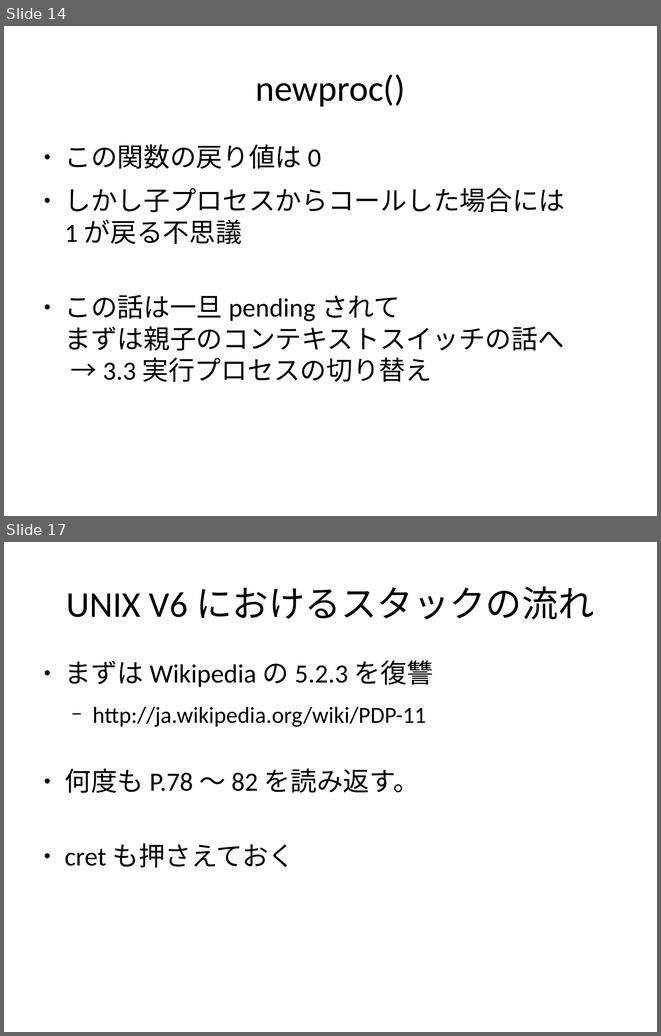
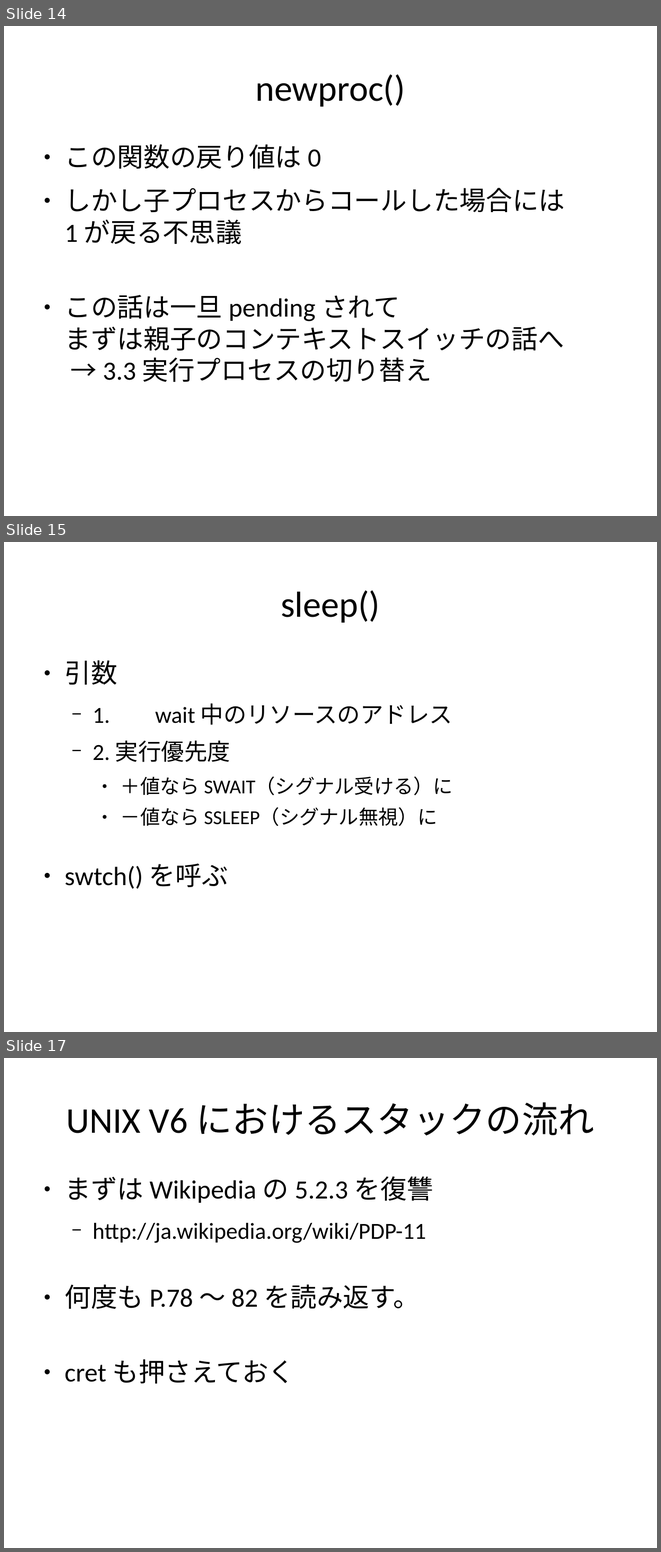
Before and after one commit to andromedroid/ame, a slide deck: doc/unix_v6/process_matome.odp. Shown one above the other, each under a label of ours: slides 14 and 17 before the commit, slides 14, 15 and 17 after it; the slides between them are not shown. The pictures are 661x1036 and 661x1552 pixels, drawn with LibreOffice and Linux fonts; fonts in the diff are those of the drawing. Boxes give left, top, right and bottom in pixels: in the first picture for what was removed or moved away, otherwise in the second. Text is boxed around its words. In the diff, an @@ line names an element or a change of style, - is before the commit and + after.

```diff
--- a/doc/unix_v6/process_matome.odp
+++ b/doc/unix_v6/process_matome.odp
@@ slide 15 added at (4, 542, 657, 1032), background #FFFFFF @@
@@ title added at (281, 590, 380, 623), 44 pt, text #000000 @@
+sleep()
@@ text added at (64, 660, 453, 889), 24 pt, text #000000 @@
+● 引数
+  − 1. wait 中のリソースのアドレス
+  − 2. 実行優先度
+    ● ＋値なら SWAIT（シグナル受ける）に
+    ● －値なら SSLEEP（シグナル無視）に
+● swtch() を呼ぶ
```
Also in this commit, not shown: 9 slides changed, 13 other slides added, 12 slides removed.
